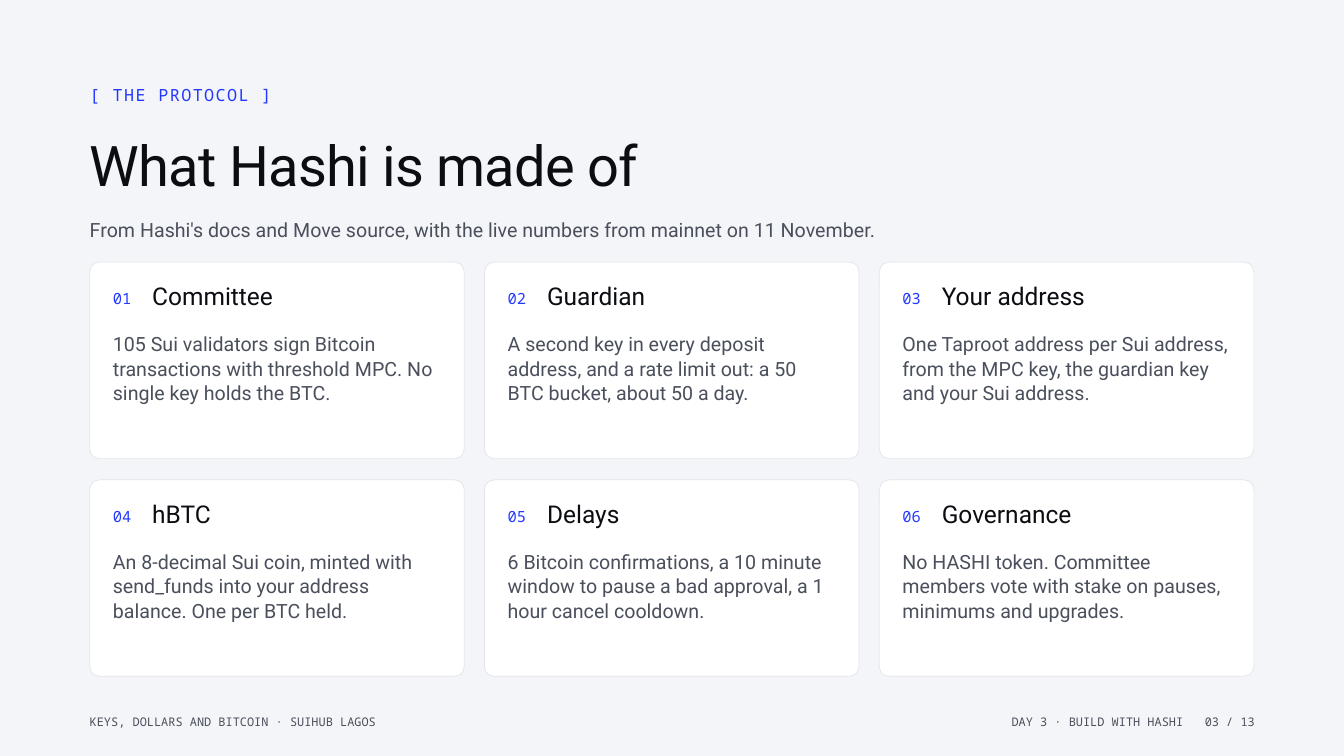
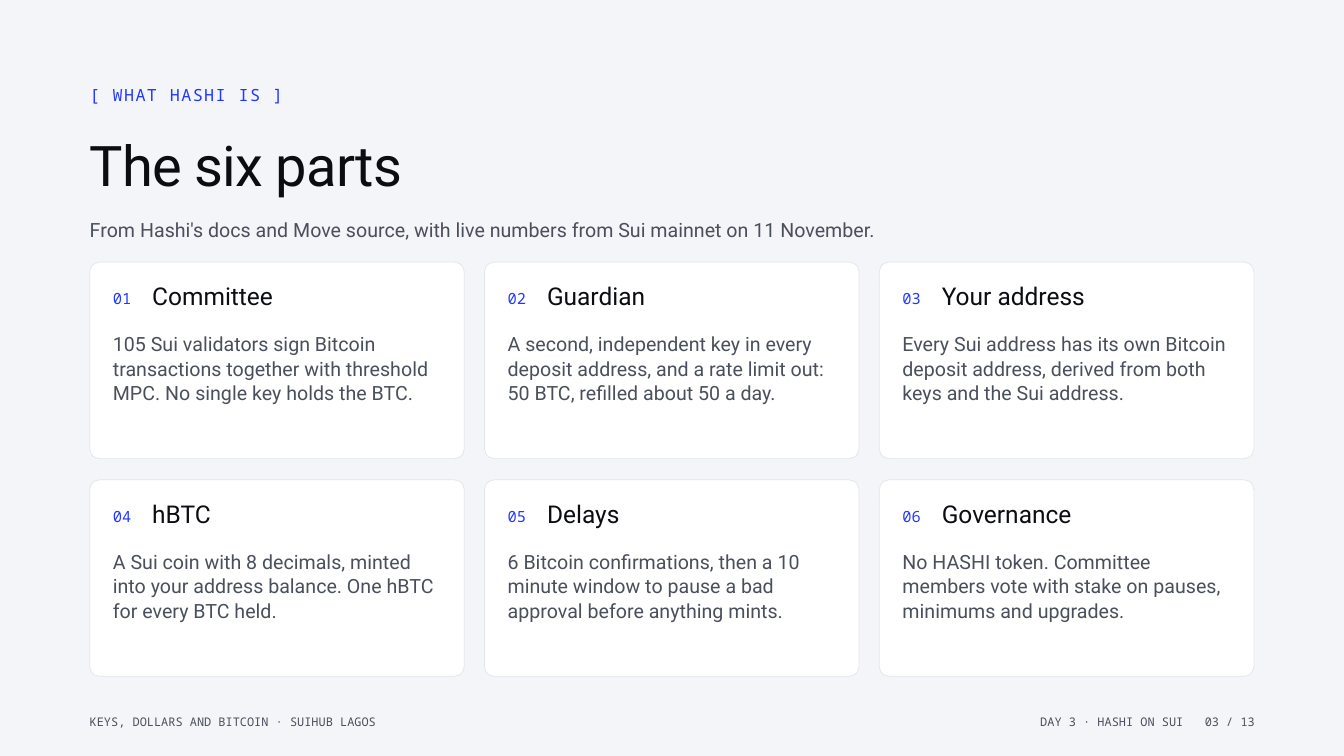
Before and after one commit to Nuel-osas/day3-ferry, a slide deck: slide 3 of teaching/Day3_Build_with_Hashi.pptx. Drawn at 1344x756 pixels with LibreOffice and Linux fonts; fonts in the diff are those of the drawing. Boxes give left, top, right and bottom in pixels: in the first picture for what was removed or moved away, otherwise in the second. Text is boxed around its words. In the diff, an @@ line names an element or a change of style, - is before the commit and + after.

```diff
--- a/teaching/Day3_Build_with_Hashi.pptx
+++ b/teaching/Day3_Build_with_Hashi.pptx
@@ text at [113, 89, 261, 101]: text changed @@
-[ THE PROTOCOL ]
+[ WHAT HASHI IS ]
@@ text at [90, 144, 402, 198]: text changed @@
-What Hashi is made of
+The six parts
@@ text at [90, 222, 874, 240]: text changed @@
-From Hashi's docs and Move source, with the live numbers from mainnet on 11 November.
+From Hashi's docs and Move source, with live numbers from Sui mainnet on 11 November.
@@ text at [113, 336, 428, 404]: text changed @@
-105 Sui validators sign Bitcoin transactions with threshold MPC. No single key holds the BTC.
+105 Sui validators sign Bitcoin transactions together with threshold MPC. No single key holds the BTC.
@@ text at [508, 336, 824, 404]: text changed @@
-A second key in every deposit address, and a rate limit out: a 50 BTC bucket, about 50 a day.
+A second, independent key in every deposit address, and a rate limit out: 50 BTC, refilled about 50 a day.
@@ text at [902, 336, 1225, 404]: text changed @@
-One Taproot address per Sui address, from the MPC key, the guardian key and your Sui address.
+Every Sui address has its own Bitcoin deposit address, derived from both keys and the Sui address.
@@ text at [113, 554, 434, 622]: text changed @@
-An 8-decimal Sui coin, minted with send_funds into your address balance. One per BTC held.
+A Sui coin with 8 decimals, minted into your address balance. One hBTC for every BTC held.
@@ text at [508, 554, 800, 622]: text changed @@
-6 Bitcoin confirmations, a 10 minute window to pause a bad approval, a 1 hour cancel cooldown.
+6 Bitcoin confirmations, then a 10 minute window to pause a bad approval before anything mints.
@@ text at [1040, 717, 1255, 726]: text changed @@
-DAY 3 · BUILD WITH HASHI 03 / 13
+DAY 3 · HASHI ON SUI 03 / 13
```
Also in this commit, not shown: 5 other slides changed, 7 slides added, 7 slides removed, 4 other files.
